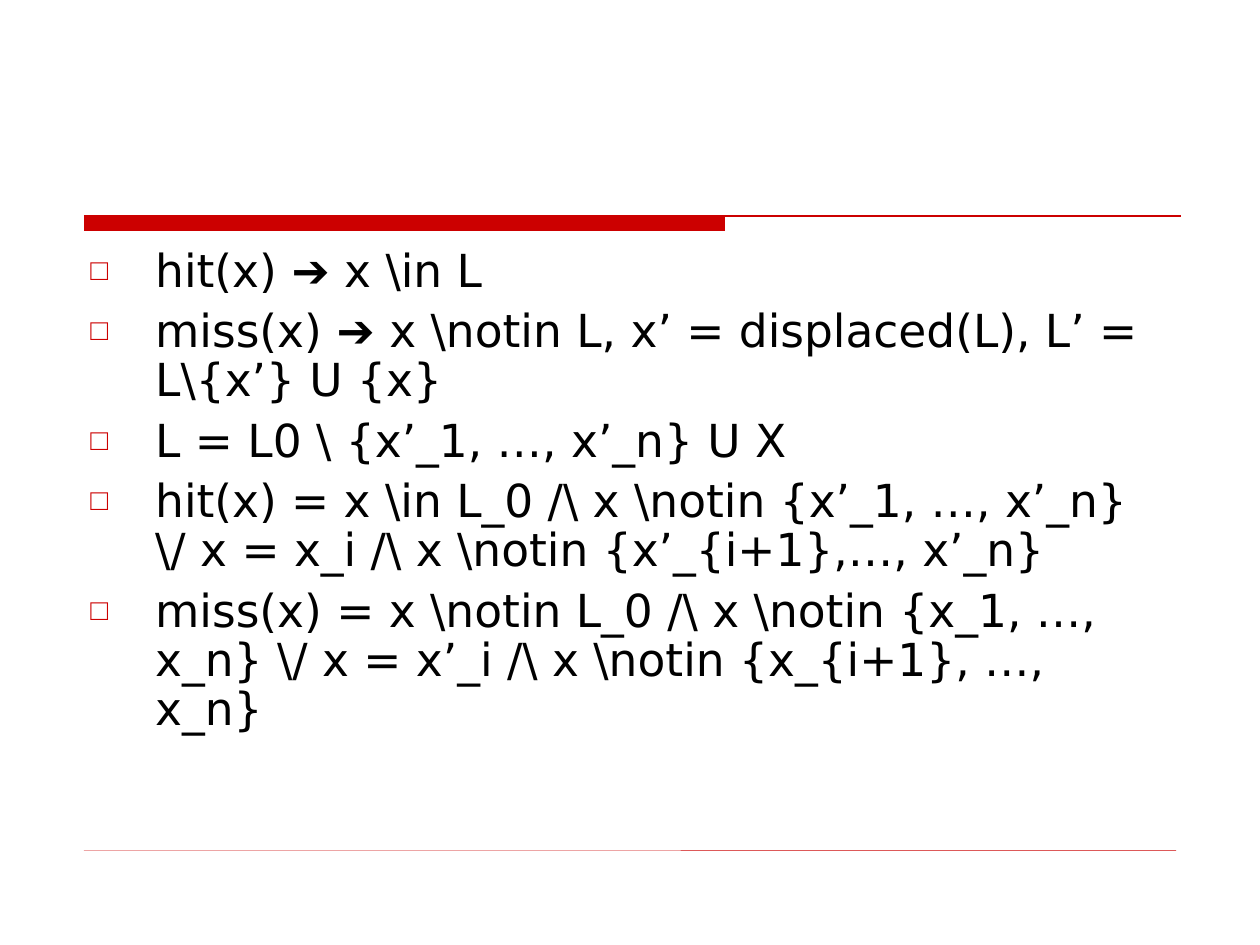
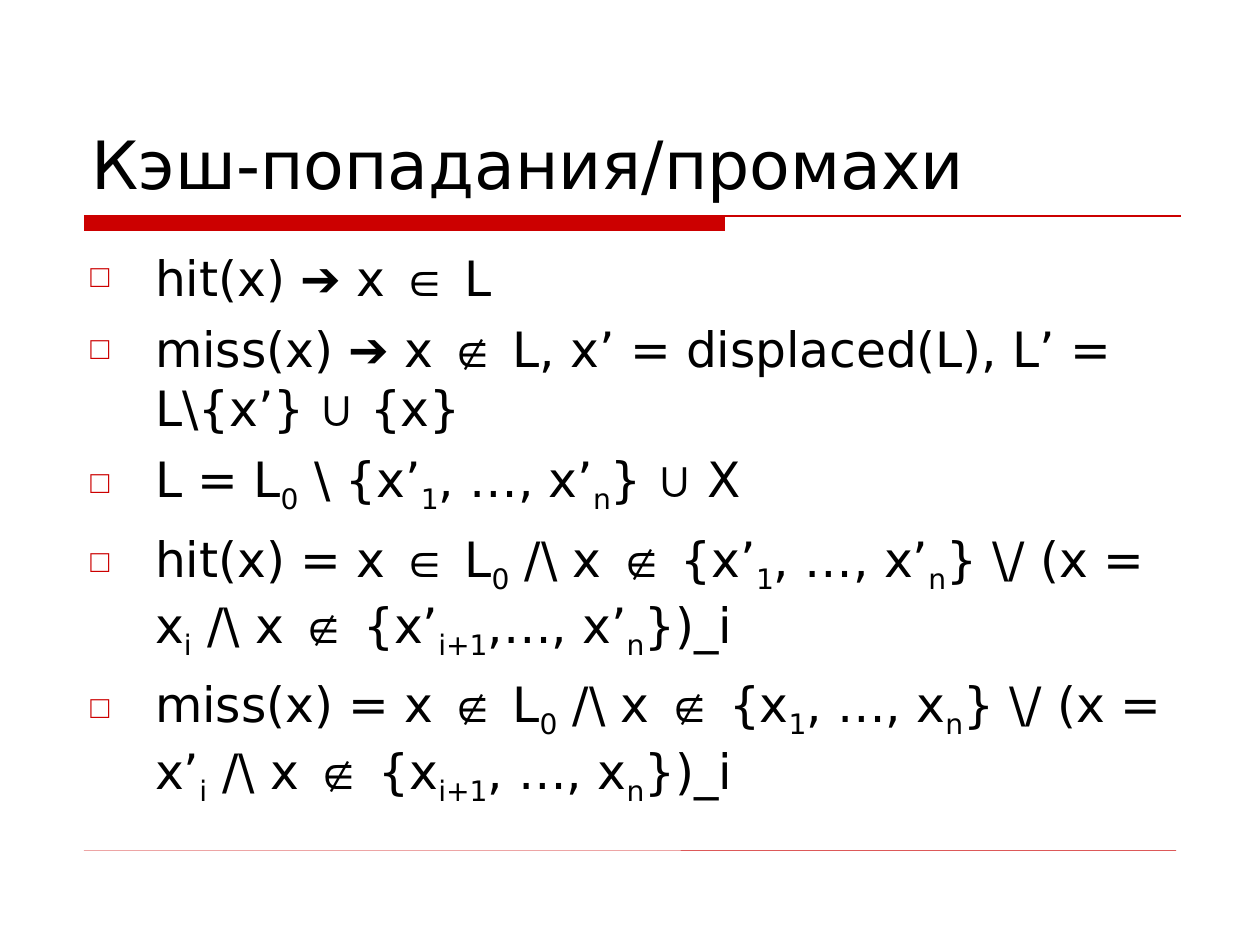
Before and after one commit to kornevgen/tesla-project, a slide deck: slide 15 of papers/THESIS/talks/Oct13 - ISP/isp-slides.ppt (slide 18 before the commit). Drawn at 1260x945 pixels with LibreOffice and Linux fonts; fonts in the diff are those of the drawing; background and template pictures are left out. Boxes give left, top, right and bottom in pixels: in the first picture for what was removed or moved away, otherwise in the second. Text is boxed around its words. In the diff, an @@ line names an element or a change of style, - is before the commit and + after.

```diff
--- a/papers/THESIS/talks/Oct13 - ISP/isp-slides.ppt
+++ b/papers/THESIS/talks/Oct13 - ISP/isp-slides.ppt
@@ title added at box(92, 140, 964, 203), 38 pt, text #000000 @@
+Кэш-попадания/промахи
@@ text at box(155, 259, 1106, 801): text changed; size 26 to 27.8 pt @@
-□ hit(x) ➔ x \in L
-□ miss(x) ➔ x \notin L, x’ = displaced(L), L’ = L\{x’} U {x}
-□ L = L0 \ {x’_1, …, x’_n} U X
-□ hit(x) = x \in L_0 /\ x \notin {x’_1, …, x’_n} \/ x = x_i /\ x \notin {x’_{i+1},…, x’_n}
-□ miss(x) = x \notin L_0 /\ x \notin {x_1, …, x_n} \/ x = x’_i /\ x \notin {x_{i+1}, …, x_n}
+□ hit(x) ➔ x ∈ L
+□ miss(x) ➔ x ∉ L, x’ = displaced(L), L’ = L\{x’} ∪ {x}
+□ L = L0 \ {x’1, …, x’n} ∪ X
+□ hit(x) = x ∈ L0 /\ x ∉ {x’1, …, x’n} \/ (x = xi /\ x ∉ {x’i+1,…, x’n})_i
+□ miss(x) = x ∉ L0 /\ x ∉ {x1, …, xn} \/ (x = x’i /\ x ∉ {xi+1, …, xn})_i
```
Also in this commit, not shown: 8 other slides changed, 11 slides added, 18 slides removed.
